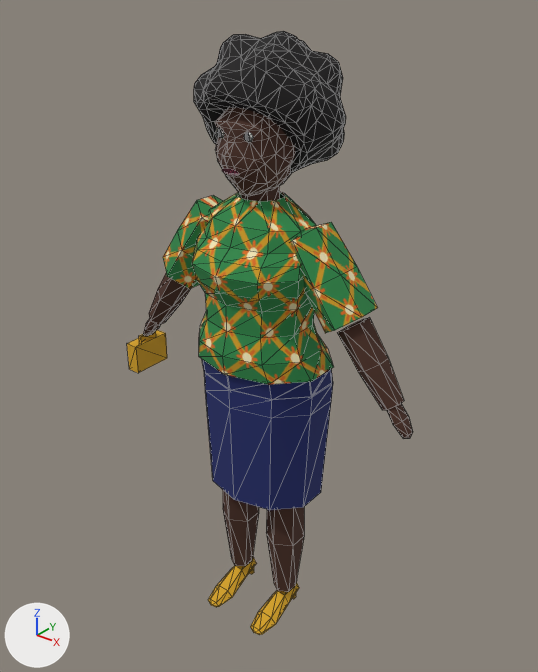
Renders of the glTF model apps/client/public/assets/shared/chr/chr_body_plus.glb from each side of a commit.
Camera for both pictures: a 50 mm lens placed at (1.253, -1.543, 1.037), pointed at (-0.005, 0.03, 0.062). The axes (+X, +Y, +Z) are drawn at lower left. The lights are the same throughout. The picture after the commit comes second. Mesh edges are drawn as thin lines. Vertices at exactly the same position are counted once.

Objects in the first picture: 'body'.
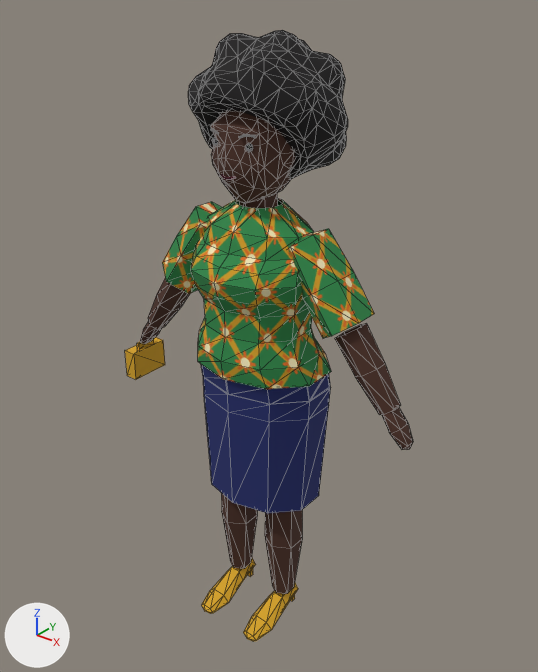
Changed parts and their boxes (x1, y1, x2, y2) in the pictures (538 x 672 px; the box of a moved part takes in the faces that stretch with it):
'body', reshaped: before (127, 31, 413, 635); after (125, 30, 413, 642)
part 1 of me_body, moved or reshaped: before (241, 186, 280, 201); after (240, 193, 278, 208)
part 2 of me_body, moved or reshaped: before (217, 128, 222, 137); after (212, 137, 218, 146)
part 3 of me_body, moved or reshaped: before (245, 133, 250, 142); after (246, 143, 253, 152)
part 4 of me_body, moved or reshaped: before (338, 317, 404, 410); after (335, 323, 401, 415)
part 5 of me_body, moved or reshaped: before (387, 404, 413, 439); after (382, 407, 413, 450)
part 6 of me_body, moved or reshaped: before (250, 582, 299, 635); after (243, 583, 298, 642)
part 7 of me_body, moved or reshaped: before (149, 273, 191, 325); after (148, 278, 190, 330)
part 8 of me_body, moved or reshaped: before (208, 557, 256, 607); after (201, 558, 256, 614)
part 9 of me_body, moved or reshaped: before (202, 359, 333, 510); after (201, 364, 331, 513)
part 10 of me_body, moved or reshaped: before (127, 330, 167, 373); after (125, 337, 165, 379)
part 11 of me_body, added: after (137, 339, 154, 349)
part 12 of me_body, moved or reshaped: before (192, 192, 334, 385); after (191, 198, 331, 389)
part 13 of me_body, moved or reshaped: before (290, 222, 377, 333); after (288, 229, 374, 338)
part 14 of me_body, moved or reshaped: before (163, 195, 222, 289); after (162, 202, 222, 294)
part 15 of me_body, added: after (239, 134, 256, 138)
part 16 of me_body, moved or reshaped: before (194, 31, 346, 196); after (188, 30, 348, 204)
part 17 of me_body, moved or reshaped: before (139, 318, 304, 599); after (140, 321, 302, 601)

Edits to the bpy script that builds the scene:
```text
Change me_body:
    used by ob_body; location = (0.0, 0.0, 0.0)
    remove me_body.from_pydata(...)  # 1051 vertices, 1906 faces; spans x -0.51..0.51, y -0.21..0.21, z -0.91..0.91
    add me_body.from_pydata(...)  # 1051 vertices, 1898 faces; spans x -0.52..0.52, y -0.22..0.21, z -0.91..0.92
    me_body part 1: the loose piece of 12 vertices spanning x -0.03..0.06, y -0.08..0.03, z 0.46..0.54 is moved by (0.0, -0.01, -0.02)
    me_body part 2: the loose piece of 10 vertices spanning x -0.04..-0.02, y -0.14..-0.13, z 0.67..0.69 is moved by (-0.01, 0.0, -0.03)
    me_body part 3: the loose piece of 10 vertices spanning x 0.05..0.07, y -0.14..-0.13, z 0.67..0.69 is moved by (0.01, 0.0, -0.03)
    me_body part 4: the loose piece of 18 vertices spanning x 0.29..0.48, y -0.07..0.02, z 0.01..0.24 is moved by (0.0, -0.01, -0.01)
    me_body part 5: the loose piece of 19 vertices spanning x 0.44..0.51, y -0.06..0.01, z -0.06..0.03 is moved by (0.0, -0.01, -0.02)
    me_body part 6: the loose piece of 26 vertices spanning x 0.07..0.15, y -0.19..0.02, z -0.91..-0.83 is moved by (0.0, -0.02, 0.0)
    me_body part 7: the loose piece of 18 vertices spanning x -0.45..-0.26, y -0.07..0.02, z 0.01..0.24 is moved by (0.0, -0.01, -0.01)
    me_body part 8: the loose piece of 26 vertices spanning x -0.12..-0.04, y -0.19..0.02, z -0.91..-0.83 is moved by (0.0, -0.02, 0.0)
    me_body part 9: the loose piece of 50 vertices spanning x -0.19..0.22, y -0.19..0.16, z -0.42..0.07 is moved by (0.0, -0.01, -0.01)
    me_body part 10: the loose piece of 8 vertices spanning x -0.51..-0.47, y -0.1..0.04, z -0.17..-0.07 is moved by (-0.01, -0.01, -0.03)
    me_body part 11: a new loose piece, a box spanning x -0.4954..-0.4857, y -0.0674..0.0005, z -0.1048..-0.0757, in mat_body
    me_body part 12: the loose piece of 100 vertices spanning x -0.2..0.23, y -0.21..0.16, z 0.03..0.51 is moved by (0.0, -0.01, -0.02)
    me_body part 13: the loose piece of 19 vertices spanning x 0.12..0.37, y -0.1..0.05, z 0.19..0.46 is moved by (0.0, -0.01, -0.02)
    me_body part 14: the loose piece of 19 vertices spanning x -0.34..-0.1, y -0.1..0.05, z 0.19..0.46 is moved by (0.0, -0.01, -0.02)
    me_body part 15: a new loose piece of 18 vertices spanning x 0.04..0.09, y -0.15..-0.13, z 0.68..0.69, in mat_body
    me_body part 16: 9 vertices moved within x -0.1..0.19, y -0.01..0.19, z 0.72..0.87; 510 vertices removed from x -0.18..0.22, y -0.17..0.21, z 0.52..0.91; 494 vertices added at x -0.19..0.22, y -0.18..0.21, z 0.5..0.92
    me_body part 17: 8 vertices moved within x -0.14..0.16, y -0.06..0.0, z -0.6; 74 vertices removed from x -0.49..0.18, y -0.11..0.06, z -0.91..0.03; 66 vertices added at x -0.5..0.18, y -0.12..0.05, z -0.91..0.02
    other edits to the shape of me_body do not show in these pictures
```
